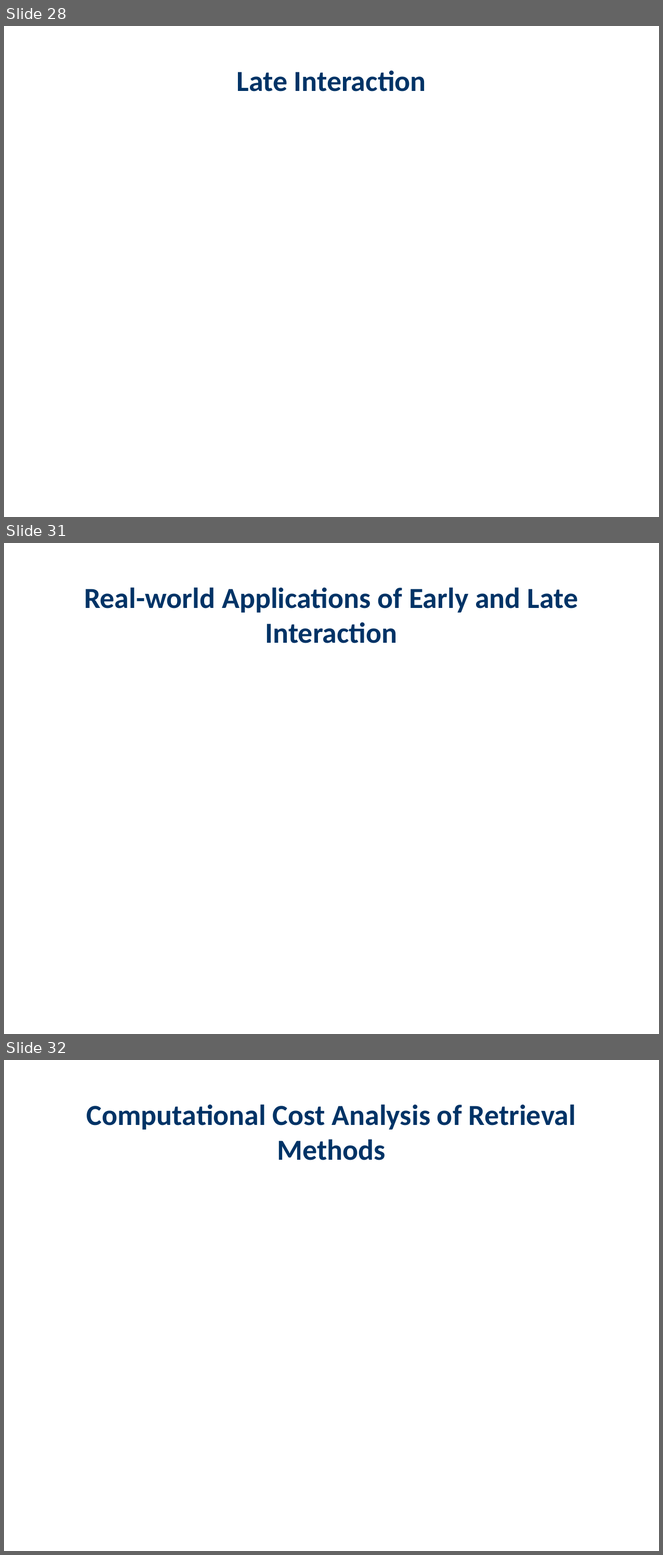
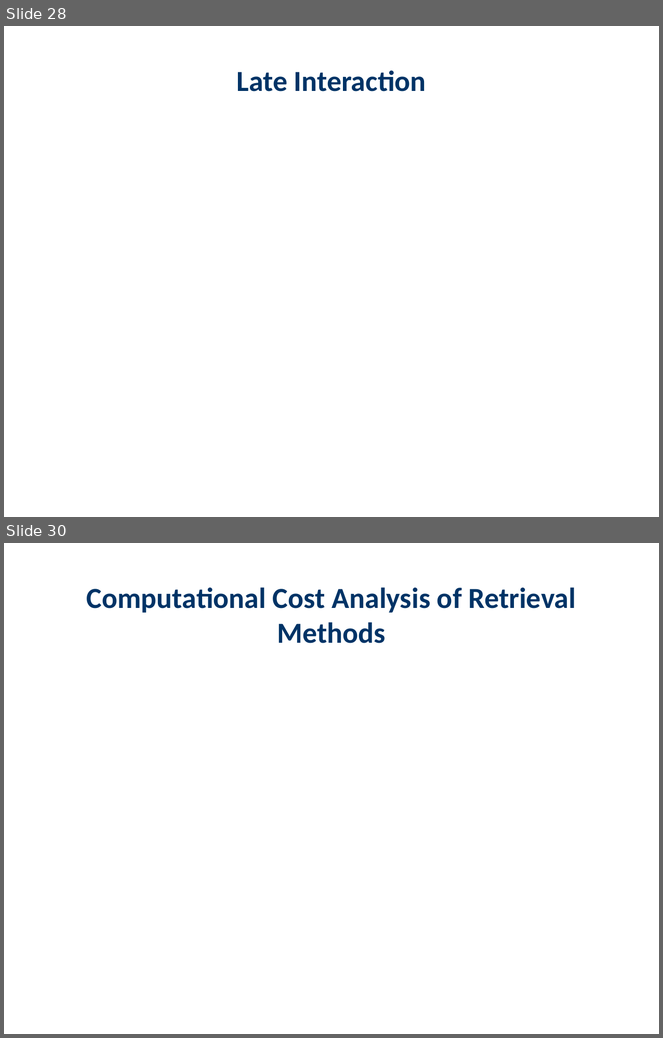
Before and after one commit to haadirakhangi/Edunexus, a slide deck: server-side/server/teacher/downloaded-presentations/Large Language Models/Colbert.pptx. Shown one above the other, each under a label of ours: slides 28, 31 and 32 before the commit, slides 28 and 30 after it; the slides between them are not shown. The pictures are 663x1555 and 663x1038 pixels, drawn with LibreOffice and Linux fonts; fonts in the diff are those of the drawing. Boxes give left, top, right and bottom in pixels: in the first picture for what was removed or moved away, otherwise in the second. Text is boxed around its words. In the diff, an @@ line names an element or a change of style, - is before the commit and + after.

```diff
--- a/server-side/server/teacher/downloaded-presentations/Large Language Models/Colbert.pptx
+++ b/server-side/server/teacher/downloaded-presentations/Large Language Models/Colbert.pptx
@@ slide 31 removed at (4,543,659,1034), background #FFFFFF @@
@@ text removed at (84,587,579,643) @@
-Real-world Applications of Early and Late Interaction
@@ what was slide 32 is now slide 30 @@
```
Also in this commit, not shown: 5 slides changed, 1 other slide removed, 1 other file.
